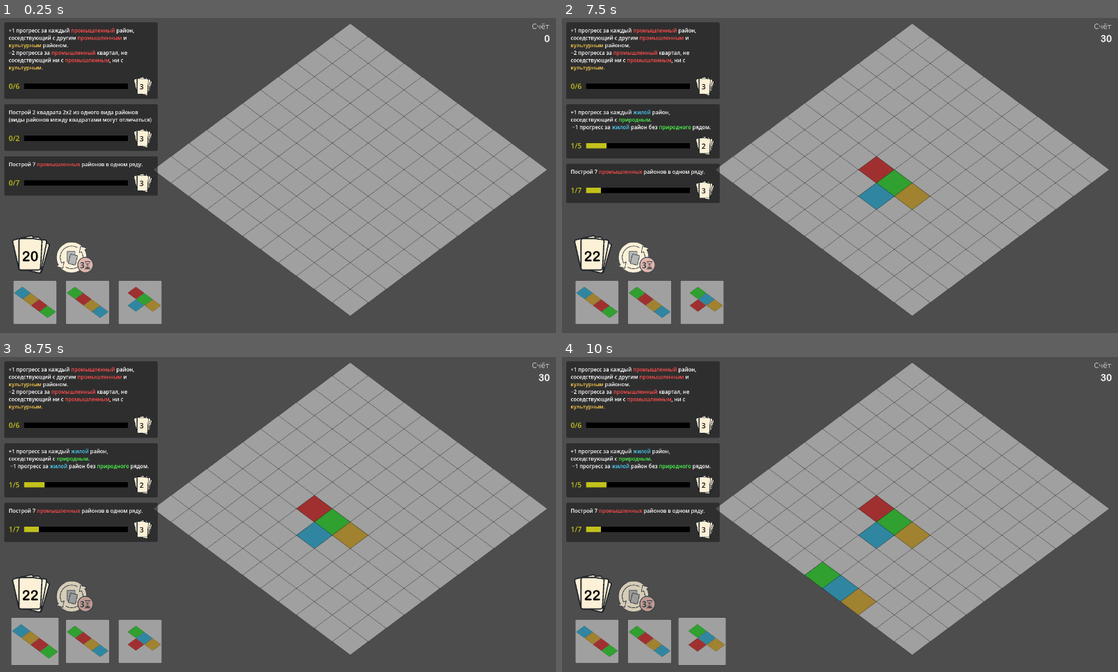
Above: before the commit, frames 1-4 (two rows, left to right).
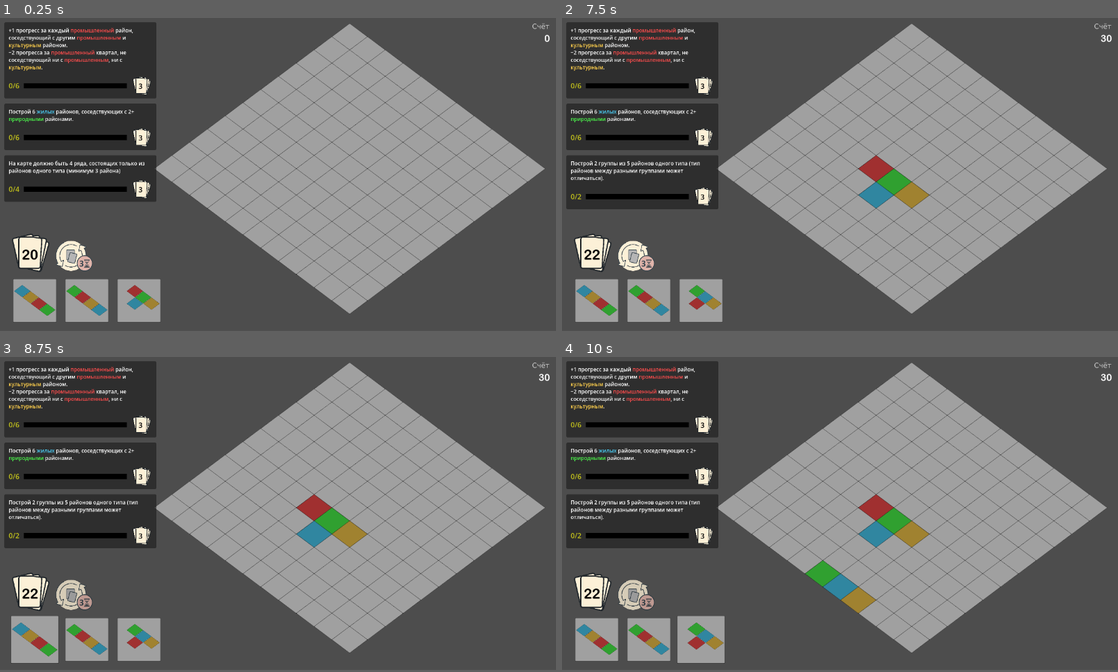
Above: after the commit, the same moments.

Repository: Suruks/Deck-and-Districts-Godot
Game: Godot game, scene res://main.tscn
Two runs of this game, one before a commit and one after it. Both use one fixed random seed, a clock stepped at 60 frames per second and the inputs below.
Inputs (mouse positions are in pixels of both pictures, inside the frame that each line leads up to):
- Up to frame 1 (0.25 s): no input
- Up to frame 2 (7.5 s): click (634, 257) at 0.52 s; click (634, 257) at 1.27 s; click (634, 257) at 2.02 s; tap Enter at 2.75, 4.25, 5.75 s; drag from (595, 301) to (895, 106) at 2.77 s; tap Space at 3.5, 5, 6.5 s; drag from (650, 301) to (812, 238) at 3.52 s; move the mouse to (701, 301) at 4.27 s; click (701, 301) at 4.42 s; drag from (812, 238) to (650, 301) at 5.02 s; move the mouse to (1006, 222) at 5.77 s; click (1006, 222) at 5.92 s; drag from (673, 128) to (701, 301) at 6.52 s; move the mouse to (867, 175) at 7.27 s; click (867, 175) at 7.42 s
- Up to frame 3 (8.75 s): drag from (33, 640) to (166, 530) at 8.02 s
- Up to frame 4 (10 s): drag from (650, 640) to (895, 445) at 8.77 s; drag from (701, 640) to (812, 577) at 9.52 s
The window is 800x453 before the commit and 800x450 after it. Grey fills any space a smaller window leaves; there, only what the larger window draws over its background counts as a difference.

The runs differ from the first frame. In frame 1, 8.1% of the frame differs, in the area x 0-99%, y 1-98%; in frame 2, 9.7%; in frame 3, 9.7%; in frame 4, 9.8%.

Commit message:
quest changes + names added

Diff:
--- a/QuestDeck.gd
+++ b/QuestDeck.gd
@@ -38,7 +38,8 @@
 	# 1 — Город в зелени
 	var q1 = Quest.new()
 	q1.quest_type = "city_in_green"
-	q1.description = colorize_text("+1 прогресс за каждый жилой район, соседствующий с природным. \n −1 прогресс за жилой район без природного рядом.")
+	q1.short_desc = "Дома рядом с природой"
+	q1.description = colorize_text("+1 прогресс за каждый жилой район, соседствующий с природным. \n−1 прогресс за жилой район без природного рядом.")
 	q1.reward_cards = 3
 	q1.target_progress = 5
 	quests.append(q1)
@@ -46,6 +47,7 @@
 	# 2 — Баланс индустрии
 	var q2 = Quest.new()
 	q2.quest_type = "industrial_balance"
+	q2.short_desc = "Заводы вместе и рядом с природой"
 	q2.description = colorize_text("+1 прогресс за каждый промышленный район, соседствующий с другим промышленным и культурным районом.\n−2 прогресса за промышленный квартал, не соседствующий ни с промышленным, ни с культурным.")
 	q2.reward_cards = 4
 	q2.target_progress = 6
@@ -54,6 +56,7 @@
 	# 3 — Комфортные окраины
 	var q3 = Quest.new()
 	q3.quest_type = "cozy_suburbs"
+	q3.short_desc = "Дома на краю без заводов"
 	q3.description = colorize_text("Построй 7 жилых района на краю поля, которые не касаются промышленных.")
 	q3.reward_cards = 4
 	q3.target_progress = 7
@@ -62,6 +65,7 @@
 	# 4 — Сердце культуры
 	var q4 = Quest.new()
 	q4.quest_type = "heart_of_culture"
+	q4.short_desc = "Культура в центре"
 	q4.description = colorize_text("Построй 3 культурных района, соседствующих минимум с 3-мя видами районов.")
 	q4.reward_cards = 4
 	q4.target_progress = 3
@@ -70,6 +74,7 @@
 	# 5 — Пояс жизни
 	var q5 = Quest.new()
 	q5.quest_type = "life_belt"
+	q5.short_desc = "Линии из домов и природы"
 	q5.description = colorize_text("Построй 3 линии из 4 клеток, где сочетаются природные и жилые районы.")
 	q5.reward_cards = 4
 	q5.target_progress = 3
@@ -78,6 +83,7 @@
 	# 6 — Душа города
 	var q6 = Quest.new()
 	q6.quest_type = "soul_of_city"
+	q6.short_desc = "Цепочки одного типа"
 	q6.description = colorize_text("Построй 4 цепочки из 3 районов одного типа (тип разных цепочек может отличаться)")
 	q6.reward_cards = 4
 	q6.target_progress = 3
@@ -86,6 +92,7 @@
 	# 7 — Квадрат индустрии
 	var q7 = Quest.new()
 	q7.quest_type = "industrial_square"
+	q7.short_desc = "Зона 2x4 из заводов"
 	q7.description = colorize_text("Построй зону 2x4 из промышленных районов.")
 	q7.reward_cards = 6
 	q7.target_progress = 1
@@ -94,14 +101,16 @@
 	# 8 — Экологичная индустрия
 	var q8 = Quest.new()
 	q8.quest_type = "eco_industry"
-	q8.description = colorize_text("Каждый промышленный район должен соседствовать с культурным. В игре должно быть минимум 5 промышленных районов.")
+	q8.short_desc = "Промышленные рядом"
+	q8.description = colorize_text("Каждый промышленный район должен соседствовать с другим промышленным. В игре должно быть минимум 6 промышленных районов.")
 	q8.reward_cards = 3
-	q8.target_progress = 5
+	q8.target_progress = 6
 	quests.append(q8)
 
 	# 9 — Эко-жильё
 	var q10 = Quest.new()
 	q10.quest_type = "eco_homes"
+	q10.short_desc = "Жильё рядом с природой"
 	q10.description = colorize_text("Построй 3 жилых района, соседствующих минимум с 3 природными.")
 	q10.reward_cards = 5
 	q10.target_progress = 3
@@ -110,6 +119,7 @@
 	# 10 — Диагональный город
 	var q11 = Quest.new()
 	q11.quest_type = "diagonal_city"
+	q11.short_desc = "Диагональные линии"
 	q11.description = colorize_text("Построй 3 диагональные линии из 3 районов одного типа (тип разных линий может отличаться).")
 	q11.reward_cards = 5
 	q11.target_progress = 3
@@ -118,6 +128,7 @@
 	# 11 — Изолированные заводы
 	var q12 = Quest.new()
 	q12.quest_type = "isolated_factories"
+	q12.short_desc = "Заводы без жилых"
 	q12.description = colorize_text("Построй группу из 6 промышленных районов, при этом ни один из них не должен касаться жилого района.")
 	q12.reward_cards = 4
 	q12.target_progress = 6
@@ -126,6 +137,7 @@
 	# 12 — Соседство искусства
 	var q13 = Quest.new()
 	q13.quest_type = "art_neighborhood"
+	q13.short_desc = "Квадраты одного типа"
 	q13.description = colorize_text("Построй 2 квадрата 2х2 из одного вида районов (виды районов между квадратами могут отличаться)")
 	q13.reward_cards = 4
 	q13.target_progress = 2
@@ -134,6 +146,7 @@
 	# 13 — Природное равновесие
 	var q14 = Quest.new()
 	q14.quest_type = "natural_balance"
+	q14.short_desc = "+1 за природу, -1 за заводы"
 	q14.description = colorize_text("+1 прогресс за каждый природный район. -1 прогресса за каждый промышленный.")
 	q14.reward_cards = 4
 	q14.target_progress = 6
@@ -142,6 +155,7 @@
 	# 14 — Культурная уединённость
 	var q15 = Quest.new()
 	q15.quest_type = "culture_isolation"
+	q15.short_desc = "Природные изолированы"
 	q15.description = colorize_text("Построй 6 природных районов, соседствующих не больше, чем с двумя другими районами.")
 	q15.reward_cards = 4
 	q15.target_progress = 6
@@ -150,14 +164,16 @@
 	# 15 — Индустриальный ряд
 	var q16 = Quest.new()
 	q16.quest_type = "industrial_row"
-	q16.description = colorize_text("Построй 7 промышленных районов в одном ряду.")
+	q16.short_desc = "Ряды заводов"
+	q16.description = colorize_text("В городе должно быть 2 ряда с минимум 4 промышленными районами (не обязательно подряд)")
 	q16.reward_cards = 4
-	q16.target_progress = 7
+	q16.target_progress = 2
 	quests.append(q16)
 
 	# 16 — Городская масса
 	var q17 = Quest.new()
 	q17.quest_type = "urban_mass"
+	q17.short_desc = "Группы одного типа"
 	q17.description = colorize_text("Построй 2 группы из 5 районов одного типа (тип районов между разными группами может отличаться).")
 	q17.reward_cards = 5
 	q17.target_progress = 2
@@ -166,6 +182,7 @@
 	# 17 — Природные линии
 	var q18 = Quest.new()
 	q18.quest_type = "natural_lines"
+	q18.short_desc = "Ряды из природы"
 	q18.description = colorize_text("В городе должно быть 4 ряда с ровно 3 природными районами.")
 	q18.reward_cards = 5
 	q18.target_progress = 4
@@ -174,14 +191,16 @@
 	# 18 — Промышленный контроль
 	var q19 = Quest.new()
 	q19.quest_type = "industrial_control"
+	q19.short_desc = "Промышленные окружены"
 	q19.description = colorize_text("+1 прогресс за каждый промышленный район, окружённый другими районами. -2 прогресса за каждый промышленный район, окружённый менее чем с 3 сторон.")
 	q19.reward_cards = 4
-	q19.target_progress = 6
+	q19.target_progress = 5
 	quests.append(q19)
 
 	# 20 — Разнообразный квартал
 	var q20 = Quest.new()
 	q20.quest_type = "diverse_block"
+	q20.short_desc = "Разные типы 3x3"
 	q20.description = colorize_text("Построй область 3x3, где каждый район отличается по типу от всех соседей.")
 	q20.reward_cards = 4
 	q20.target_progress = 1
@@ -189,76 +208,99 @@
 
 	var q21 = Quest.new()
 	q21.quest_type = "diverse_neighbors"
-	q21.description = colorize_text("Построй 7 районов, у которых 4 соседа разных типов.")
-	q21.reward_cards = 3
-	q21.target_progress = 5
+	q21.short_desc = "4 района с разными соседями"
+	q21.description = colorize_text("Построй 4 района, у которых 4 соседа разных типов.")
+	q21.reward_cards = 4
+	q21.target_progress = 4
 	quests.append(q21)
 
 	var q22 = Quest.new()
 	q22.quest_type = "monoculture"
+	q22.short_desc = "Ряды одного типа"
 	q22.description = colorize_text("На карте должно быть 4 ряда, состоящих только из районов одного типа (минимум 3 района)")
 	q22.reward_cards = 5
 	q22.target_progress = 4
+	quests.append(q22)
 
 	var q23 = Quest.new()
 	q23.quest_type = "neighboring_nature"
+	q23.short_desc = "Жильё рядом с природой"
 	q23.description = colorize_text("Построй 6 жилых районов, соседствующих с 2+ природными районами.")
 	q23.reward_cards = 4
 	q23.target_progress = 6
+	quests.append(q23)
 
 	var q24 = Quest.new()
 	q24.quest_type = "residential_isolation"
+	q24.short_desc = "Жильё без заводов рядом"
 	q24.description = colorize_text("Построй 5 жилых районов, у которых нет промышленного района в радиусе 2-х клеток")
 	q24.reward_cards = 4
 	q24.target_progress = 5
+	quests.append(q24)
 
 	var q25 = Quest.new()
 	q25.quest_type = "edge_residential_pair"
+	q25.short_desc = "Жильё на краю рядом"
 	q25.description = colorize_text("Построй 8 жилых районов, расположенных на краю поля, соседствующих при этом с другим жилым.")
 	q25.reward_cards = 3
 	q25.target_progress = 8
+	quests.append(q25)
 
 	var q26 = Quest.new()
 	q26.quest_type = "nature_mix"
+	q26.short_desc = "Природа с жильём и заводами"
 	q26.description = colorize_text("Построй 6 природных районов, которые одновременно соседствуют с жилым и промышленным.")
 	q26.reward_cards = 4
 	q26.target_progress = 6
+	quests.append(q26)
 
 	var q27 = Quest.new()
 	q27.quest_type = "type_difference"
+	q27.short_desc = "Разница жильё/заводы"
 	q27.description = colorize_text("Достигните разницы в 6 между количеством промышленных и жилых районов на поле.")
 	q27.reward_cards = 3
 	q27.target_progress = 6
+	quests.append(q27)
 
 	var q28 = Quest.new()
 	q28.quest_type = "culture_neighboring_nature"
+	q28.short_desc = "Культура рядом с природой"
 	q28.description = colorize_text("Построй 6 культурных районов, соседствующих с 2+ природными районами.")
 	q28.reward_cards = 5
 	q28.target_progress = 6
+	quests.append(q28)
 
 	var q29 = Quest.new()
 	q29.quest_type = "culture_neighboring_residential"
+	q29.short_desc = "Культура рядом с жильём"
 	q29.description = colorize_text("Построй 6 культурных районов, соседствующих с 2+ жилыми районами.")
 	q29.reward_cards = 5
 	q29.target_progress = 6
+	quests.append(q29)
 
 	var q30 = Quest.new()
 	q30.quest_type = "culture_no_industry"
+	q30.short_desc = "Жильё без заводов"
 	q30.description = colorize_text("Построй 8 жилых районов без промышленных соседей")
 	q30.reward_cards = 5
 	q30.target_progress = 8
+	quests.append(q30)
 
 	var q31 = Quest.new()
 	q31.quest_type = "mixed_rows"
+	q31.short_desc = "Ряды всех типов"
 	q31.description = colorize_text("В городе должно быть 4 ряда, в которых есть как минимум один район каждого из 4-х типов.")
 	q31.reward_cards = 5
 	q31.target_progress = 5
+	quests.append(q31)
 
 	var q32 = Quest.new()
 	q32.quest_type = "unique_squares"
+	q32.short_desc = "Квадраты уникальных районов"
 	q32.description = colorize_text("Построй 4 квадрата 2x2, где каждый из 4-х районов уникален.")
 	q32.reward_cards = 4
 	q32.target_progress = 5
+	quests.append(q32)
 
 	quests.shuffle()
 
--- a/QuestManager.gd
+++ b/QuestManager.gd
@@ -110,10 +110,9 @@
 		active_quests_container.move_child(new_ui, clamp(index, 0, active_quests_container.get_child_count()-1))
 		new_ui.call_deferred("update_ui")
 
-	# Эмитим сигнал. Убедитесь, что reward_cards — это int; если поле другое, скорректируйте.
 	var reward_count: int = q.reward_cards
 
-	call_deferred("emit_signal", "quest_completed", reward_count)
+	call_deferred("emit_signal", "quest_completed", reward_count, q.description)
 
 # Завершение одного квеста
 func complete_quest(q: Quest) -> void:
--- a/main.gd
+++ b/main.gd
@@ -124,9 +124,10 @@
 	var current_grid_size = grid_manager.get_grid_size()
 	quest_manager.compute_all_scores(current_grid, current_grid_size)
 
-func _on_quest_completed(reward_count: int):
-	var time = Time.get_datetime_dict_from_system()
-	print(time, ": Квест завершён! Добавляем ", reward_count, " карт(ы) в колоду.")
+func _on_quest_completed(reward_count: int, description: String):
+	var time_dict = Time.get_datetime_dict_from_system()
+	var formatted_time = "%02d:%02d:%02d" % [time_dict.hour, time_dict.minute, time_dict.second]
+	print(formatted_time, ": Квест завершён! Добавляем ", reward_count, " карт(ы) в колоду. Завершенный квест: ", description)
 
 	var added = card_manager.add_cards(reward_count)
 	var not_added = reward_count - added
--- a/project.godot
+++ b/project.godot
@@ -17,7 +17,7 @@
 
 [display]
 
-window/size/viewport_width=1270
+window/size/viewport_width=1280
 window/size/viewport_height=720
 
 [rendering]
--- a/quest.gd
+++ b/quest.gd
@@ -1,6 +1,7 @@
 class_name Quest
 extends Resource
 
+@export var short_desc: String = ""
 @export var description: String = ""
 @export var reward_cards: int = 0
 @export var current_progress: int = 0
@@ -277,7 +278,7 @@
 		for x in range(grid_size):
 			if _is_type(grid[y][x], "industrial"):
 				industrial_count += 1
-				if not _has_neighbor(grid, x, y, grid_size, "culture"):
+				if not _has_neighbor(grid, x, y, grid_size, "industrial"):
 					return 0
 	return 5 if industrial_count >= 5 else 0
 
@@ -390,13 +391,13 @@
 
 	for y in range(grid_size - 1):
 		for x in range(grid_size - 1):
-			var first_type = grid[y][x]
+			var first_type = grid[y][x].type
 			var is_square := true
 
 			# Проверяем, что все 4 клетки 2x2 совпадают по типу
 			for dy in range(2):
 				for dx in range(2):
-					if grid[y + dy][x + dx] != first_type:
+					if grid[y + dy][x + dx].type != first_type:
 						is_square = false
 						break
 				if not is_square:
@@ -406,7 +407,6 @@
 				progress += 1
 
 	return progress
-
 
 
 # --- 13. Природное равновесие ---
@@ -441,20 +441,28 @@
 
 # --- 15. Индустриальный ряд ---
 func _calc_industrial_row(grid, grid_size):
-	var max_in_row := 0
-	for y in range(grid_size):
-		var count := 0
+	var count_rows := 0
+
+	# Горизонтальные ряды
+	for y in range(grid_size):
+		var industrial_in_row := 0
 		for x in range(grid_size):
 			if _is_type(grid[y][x], "industrial"):
-				count += 1
-		max_in_row = max(max_in_row, count)
+				industrial_in_row += 1
+		if industrial_in_row >= 4:
+			count_rows += 1
+
+	# Вертикальные ряды
 	for x in range(grid_size):
-		var count := 0
+		var industrial_in_col := 0
 		for y in range(grid_size):
 			if _is_type(grid[y][x], "industrial"):
-				count += 1
-		max_in_row = max(max_in_row, count)
-	return max_in_row
+				industrial_in_col += 1
+		if industrial_in_col >= 4:
+			count_rows += 1
+
+	return count_rows
+
 
 
 # --- 16. Городская масса ---
@@ -467,7 +475,7 @@
 			var cell = grid[y][x]
 			if cell != null and not visited.has(str(x)+","+str(y)):
 				var group_size = _dfs_group(grid, x, y, grid_size, cell.type, visited)
-				if group_size == 5:
+				if group_size >= 5:
 					count += 1
 
 	return count
